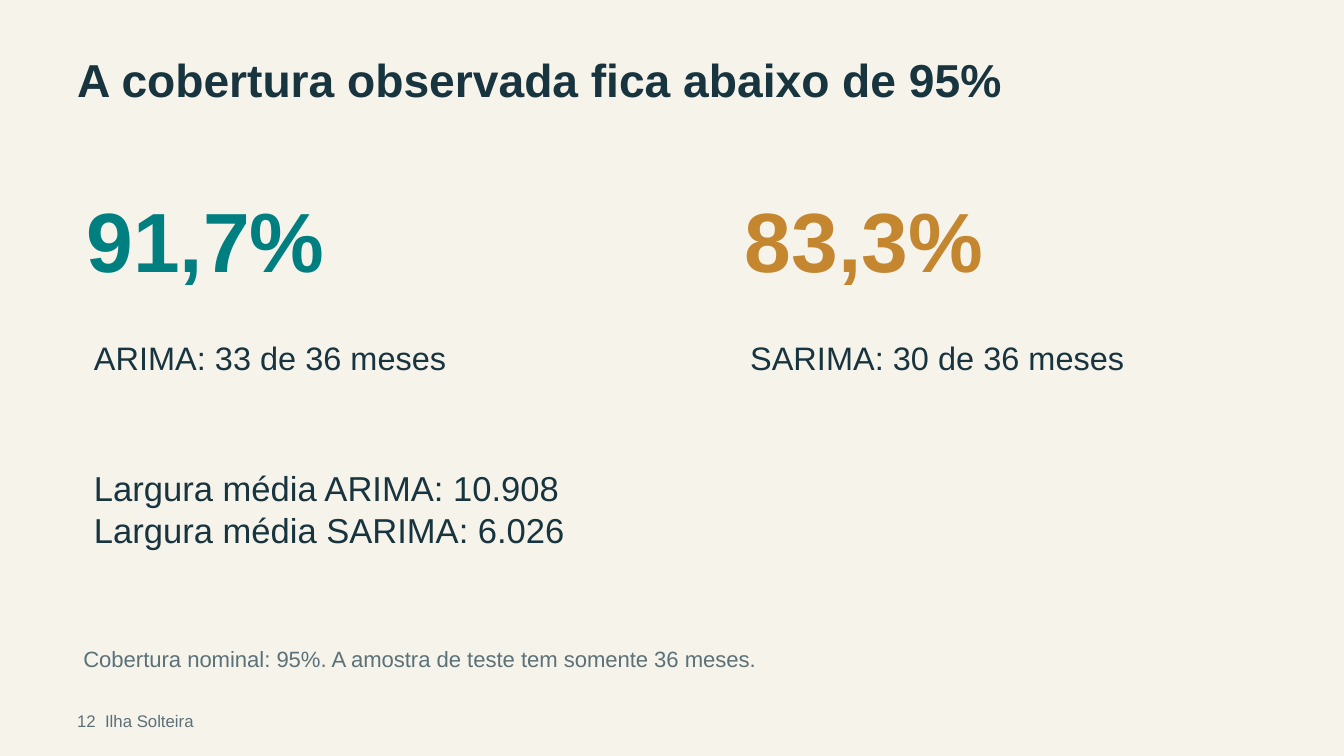
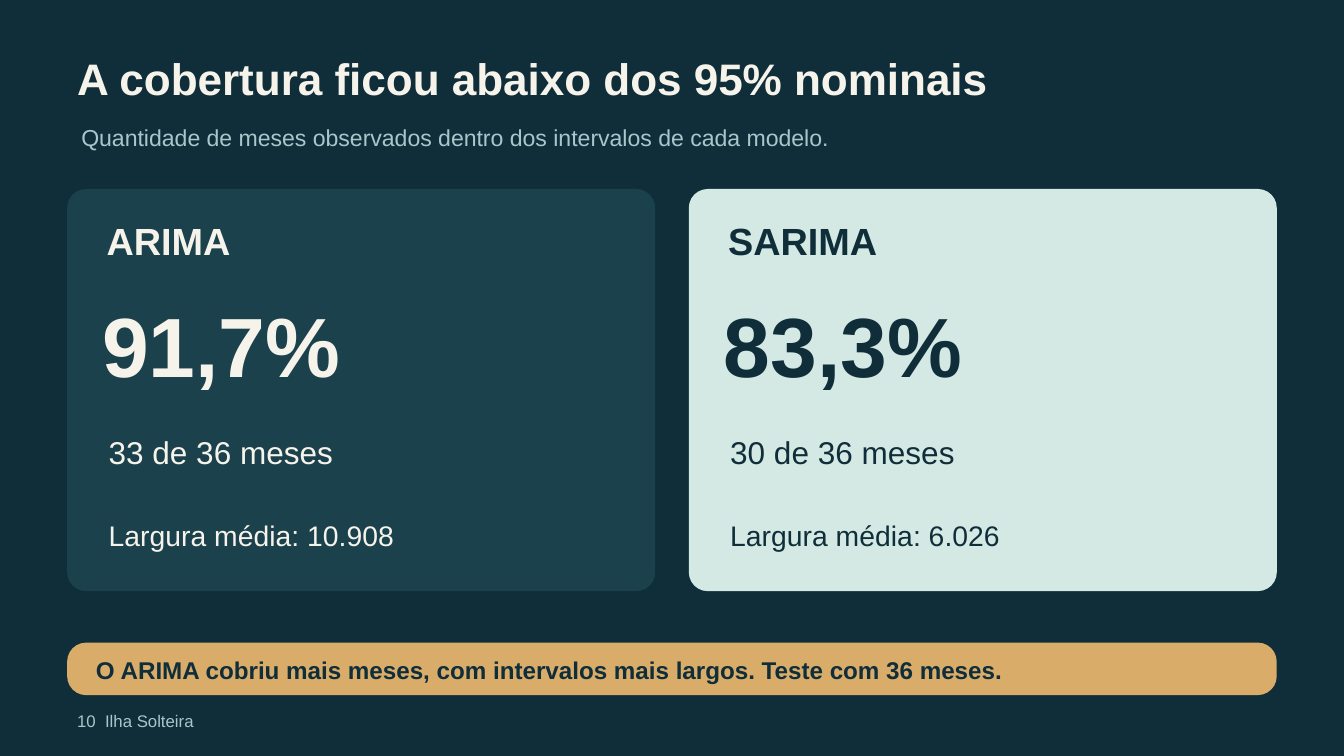
Before and after one commit to letfontenelle/modelagem-analitica, a slide deck: slide 10 of output/apresentacao_ilha_solteira.pptx (slide 12 before the commit). Drawn at 1344x756 pixels with LibreOffice and Linux fonts; fonts in the diff are those of the drawing. Boxes give left, top, right and bottom in pixels: in the first picture for what was removed or moved away, otherwise in the second. Text is boxed around its words. In the diff, an @@ line names an element or a change of style, - is before the commit and + after.

```diff
--- a/output/apresentacao_ilha_solteira.pptx
+++ b/output/apresentacao_ilha_solteira.pptx
@@ background #F6F3EB to #102E3A @@
@@ text at (77,63,987,96): text changed; size 33 to 31.5 pt; text colour #18343E to #F6F3EB @@
-A cobertura observada fica abaixo de 95%
+A cobertura ficou abaixo dos 95% nominais
@@ text added at (81,129,829,151), 16.5 pt, text #A5C8CB @@
+Quantidade de meses observados dentro dos intervalos de cada modelo.
@@ rounded rectangle added at (68,190,655,592), fill #1B414D @@
@@ rounded rectangle added at (689,190,1276,592), fill #D5E9E4 @@
@@ text added at (107,229,231,255), 27 pt, text #F6F3EB, bold @@
+ARIMA
@@ text added at (728,228,877,256), 27 pt, text #102E3A, bold @@
+SARIMA
@@ text "91,7%": place and size @@
-text "91,7%" at (87,213,325,285)
+text "91,7%" at (102,318,340,390)
@@ text "91,7%" at (102,318,340,390): text colour #007F80 to #F6F3EB @@
@@ text "83,3%": place and size @@
-text "83,3%" at (745,213,983,285)
+text "83,3%" at (724,318,962,390)
@@ text "83,3%" at (724,318,962,390): text colour #C48730 to #102E3A @@
@@ text at (109,441,333,465): text changed; size 23.2 to 22.5 pt; text colour #18343E to #F6F3EB @@
-ARIMA: 33 de 36 meses
+33 de 36 meses
@@ text at (730,441,955,465): text changed; size 23.2 to 22.5 pt; text colour #18343E to #102E3A @@
-SARIMA: 30 de 36 meses
+30 de 36 meses
@@ text at (109,525,394,552): text changed; size 24.8 to 20.2 pt; text colour #18343E to #F6F3EB @@
-Largura média ARIMA: 10.908
-Largura média SARIMA: 6.026
+Largura média: 10.908
@@ text added at (730,525,1000,552), 20.2 pt, text #102E3A @@
+Largura média: 6.026
@@ rounded rectangle added at (68,643,1277,696), fill #D9AC69 @@
@@ text at (96,661,1002,684): text changed; size 15.8 to 17.2 pt; text colour #5B7177 to #102E3A; bold on @@
-Cobertura nominal: 95%. A amostra de teste tem somente 36 meses.
+O ARIMA cobriu mais meses, com intervalos mais largos. Teste com 36 meses.
@@ text at (77,715,194,727): text changed; text colour #5B7177 to #A5C8CB @@
-12 Ilha Solteira
+10 Ilha Solteira
```
Also in this commit, not shown: 6 other slides changed, 4 slides added, 7 slides removed, 6 other files.
